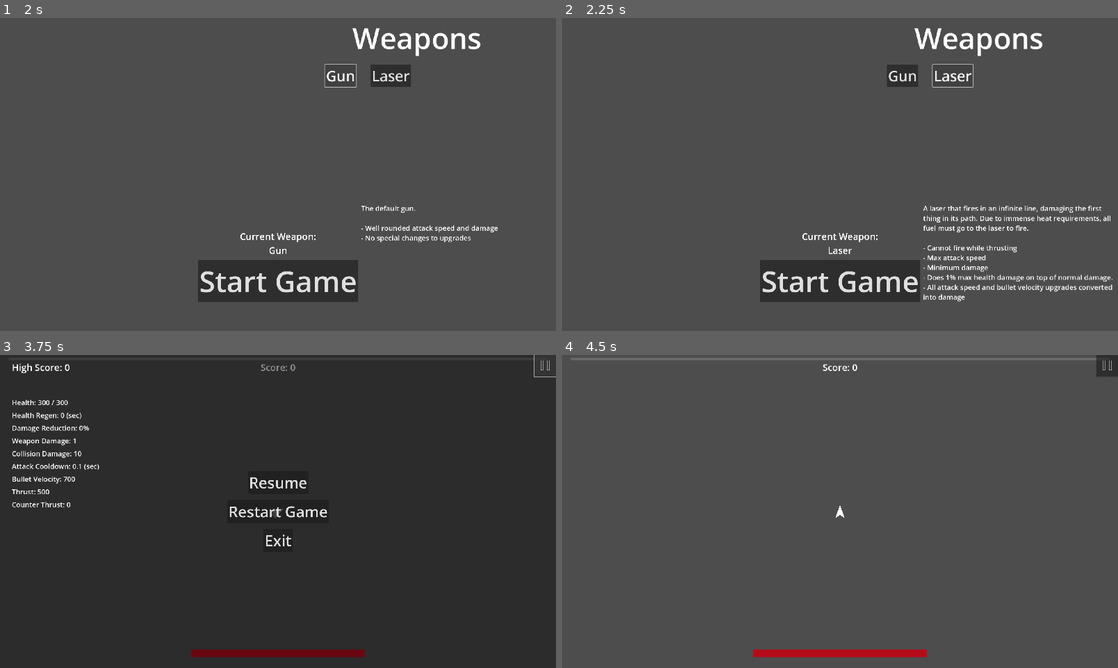
Above: before the commit, frames 1-4 (two rows, left to right).
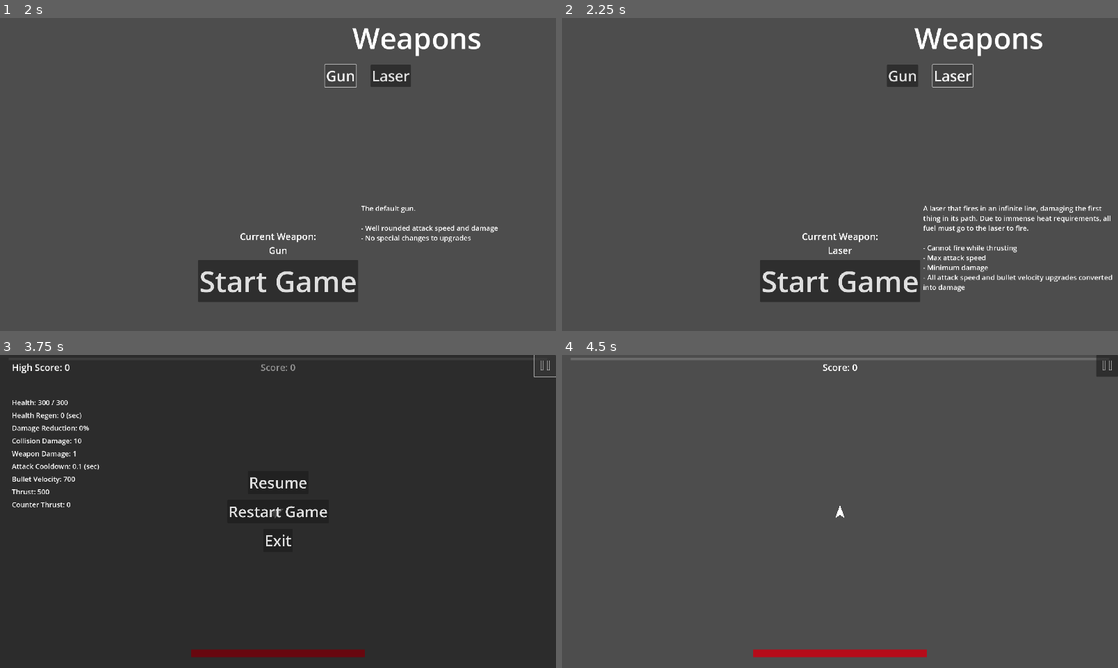
Above: after the commit, the same moments.

Repository: CoilSeb/AsteroidsPersonal
Game: Godot game, scene res://Scenes/Screens/Start Screen/StartScreen.tscn
Same seed, same stepped clock (60 frames per second), same inputs: the game is played once before the commit and once after it.
Inputs (mouse positions are in pixels of both pictures, inside the frame that each line leads up to):
- Up to frame 1 (2 s): click "Start Game" at 0.5 s; click "Gun" at 1.25 s
- Up to frame 2 (2.25 s): click "Laser" at 2 s
- Up to frame 3 (3.75 s): click "Start Game" at 2.75 s; click (544, 364) at 3.5 s
- Up to frame 4 (4.5 s): click "Restart Game" at 4.25 s

Frame 1 is identical in both runs. In frame 2, 0.7% of the frame differs, in the area x 65-99%, y 82-91%; in frame 3, 0.3%; in frame 4, nothing differs.

Commit message:
Update game mechanics and upgrade system

Diff:
--- a/Global Scripts/Global.gd
+++ b/Global Scripts/Global.gd
@@ -48,14 +48,19 @@
 	Global.high_score = load_score()
 
 func add_key_upgrades(key_upgrade):
-	key_upgrades.append(str(key_upgrade))
+	key_upgrades.append(key_upgrade)
+	print(key_upgrades)
 	if key_upgrades.has("health_regen") and key_upgrades.has("health") and !key_upgrades.has("regen_with_degen"):
+		key_upgrades.append("regen_with_degen")
 		upgrades_test.append(REGEN_WITH_DEGEN)
 	if key_upgrades.has("collision_damage") and key_upgrades.has("move_speed") and !key_upgrades.has("no_gun_all_collision"):
+		key_upgrades.append("no_gun_all_collision")
 		upgrades_test.append(NO_GUN_ALL_COLLISION)
 	if key_upgrades.has("damage_reduction") and key_upgrades.has("health") and !key_upgrades.has("big_resist"):
+		key_upgrades.append("big_resist")
 		upgrades_test.append(BIG_RESIST)
 	if key_upgrades.has("damage") and key_upgrades.has("attack_speed") and !key_upgrades.has("burn_out"):
+		key_upgrades.append("burn_out")
 		upgrades_test.append(BURN_OUT)
 
 
--- a/Scenes/Asteroids/Big Asteroid/Big_Asteroid.gd
+++ b/Scenes/Asteroids/Big Asteroid/Big_Asteroid.gd
@@ -49,8 +49,6 @@
 
 
 func damage_asteroid(damage):
-	if Global.weapon == "Laser":
-		health -= (max_health * 0.01)
 	health -= damage
 	if health <= 40:
 		crack_1.visible = true
--- a/Scenes/Asteroids/Medium Asteroid/Medium_asteroid.gd
+++ b/Scenes/Asteroids/Medium Asteroid/Medium_asteroid.gd
@@ -46,8 +46,6 @@
 
 
 func damage_asteroid(damage):
-	if Global.weapon == "Laser":
-		health -= (max_health * 0.01)
 	health -= damage
 	if health <= 20:
 		crack_1.visible = true
--- a/Scenes/Asteroids/Small Asteroid/Small_asteroid.gd
+++ b/Scenes/Asteroids/Small Asteroid/Small_asteroid.gd
@@ -50,8 +50,6 @@
 
 
 func damage_asteroid(damage):
-	if Global.weapon == "Laser":
-		health -= (max_health * 0.01)
 	health -= damage
 	if health <= 0:
 		call_deferred("make_exp")
--- a/Scenes/Player/Player.gd
+++ b/Scenes/Player/Player.gd
@@ -17,7 +17,8 @@
 var using_mouse = false
 var weapon = Global.weapon
 var can_move = true
-var burn_out_time = 100
+var burn_out_var = 200
+var burn_out_time = burn_out_var
 
 
 func _ready():
@@ -70,9 +71,20 @@
 
 	move_and_collide(velocity * delta)
 
-	if !Global.can_shoot && burn_out_time < 100 && Global.burn_out:
-		burn_out_cooldown()
+	if Global.burn_out:
+		$Burn_Out_Bar_BG.show()
+		$Burn_Out_Bar_BG.max_value = burn_out_var
+		$Burn_Out_Bar_BG.value = $Burn_Out_Bar_BG.max_value
+		$Burn_Out_Bar.show()
+		$Burn_Out_Bar.max_value = burn_out_var
+		$Burn_Out_Bar.value = burn_out_time
+	if !Global.can_shoot && burn_out_time < burn_out_var && Global.burn_out:
+		burn_out_time += 0.75
+	if !Global.can_shoot && burn_out_time >= burn_out_var && Global.burn_out:
+		Global.can_shoot = true
 
+	if Global.can_shoot && Global.burn_out && burn_out_time < burn_out_var:
+		burn_out_time += 1.5
 	# Shooting
 	if Global.can_shoot:
 		if weapon == "Laser":
@@ -81,38 +93,38 @@
 					make_laser()
 				laserInstance.global_position = global_position + Vector2(0, -15).rotated(rotation)
 				laserInstance.direction = Vector2.UP.rotated(rotation)
-				burn_out_time -= 1
-				if burn_out_time == 0:
-					Global.can_shoot = false
 			if Input.is_action_just_released("shoot") || Input.is_action_pressed("move_forward") || Input.is_action_pressed("move_backward"):
-				if laserInstance != null:
-					laserInstance.queue_free()
-					Global.laser_made = false
-				burn_out_time = 100
+				destroy_laser()
+				return
 		if weapon == "Gun":
-			if (Input.is_action_pressed("shoot") || Input.is_action_pressed("M2")) && shootTimer.time_left == 0:  # Use action_just_pressed to prevent multiple bullets on a single press
-				var bulletInstance = bulletScene.instantiate()  # Create a new instance of the Bullet scene
-				get_parent().add_child(bulletInstance)  # Add it to the player node or a designated parent node for bullets
-				bulletInstance.global_position = global_position  # Set the bullet's position
-				bulletInstance.direction = Vector2.UP.rotated(rotation)  # Set the bullet's direction
+			if (Input.is_action_pressed("shoot") || Input.is_action_pressed("M2")) && shootTimer.time_left == 0:
+				#Burn Out
+				var bulletInstance = bulletScene.instantiate()
+				get_parent().add_child(bulletInstance)
+				bulletInstance.global_position = global_position
+				bulletInstance.direction = Vector2.UP.rotated(rotation)
 				shootTimer.start(Global.attack_speed)
-				if burn_out_time == 0:
-					pass
-
+		if Global.burn_out && Input.is_action_pressed("shoot") && Global.can_shoot:
+			burn_out_time -= 2.5
+			if burn_out_time <= 0:
+				destroy_laser()
+				Global.can_shoot = false
 
 	if Global.health <= 0:
 		destroy()
 		GameScene.player = true
 
 
-func burn_out_cooldown():
-	burn_out_time += 1
-
-
 func make_laser():
 	laserInstance = laserScene.instantiate()
 	get_parent().add_child(laserInstance)
 	Global.laser_made = true
+
+
+func destroy_laser():
+	if Global.laser_made == true:
+		laserInstance.queue_free()
+		Global.laser_made = false
 
 
 func _on_area_2d_area_entered(area):
@@ -140,7 +152,7 @@
 
 
 func destroy():
-	for weapon in get_tree().get_nodes_in_group("weapon"):
-		weapon.queue_free()
+	for weapons in get_tree().get_nodes_in_group("weapon"):
+		weapons.queue_free()
 	queue_free()
 	GameScene.player = false
--- a/Scenes/Player/Player.tscn
+++ b/Scenes/Player/Player.tscn
@@ -1,8 +1,9 @@
-[gd_scene load_steps=5 format=3 uid="uid://bmiu6wiv2qyw3"]
+[gd_scene load_steps=6 format=3 uid="uid://bmiu6wiv2qyw3"]
 
 [ext_resource type="Script" path="res://Scenes/Player/Player.gd" id="1_awws1"]
 [ext_resource type="Texture2D" uid="uid://cy2p3man040cg" path="res://Sprites/Other/Player-1.png.png" id="2_fdo7j"]
 [ext_resource type="Texture2D" uid="uid://cleolfa5jahst" path="res://Sprites/Other/Thrust-1.png (2).png" id="3_16tuw"]
+[ext_resource type="Texture2D" uid="uid://c81cyxo81c3w6" path="res://Sprites/UI/Bar-1.png.png" id="4_dmj04"]
 
 [sub_resource type="CircleShape2D" id="CircleShape2D_sawk4"]
 radius = 25.0
@@ -55,5 +56,28 @@
 wait_time = 3.0
 one_shot = true
 
+[node name="Burn_Out_Bar_BG" type="TextureProgressBar" parent="."]
+visible = false
+offset_left = 10.0
+offset_top = 4.0
+offset_right = 35.0
+offset_bottom = 16.0
+rotation = -1.91986
+value = 100.0
+nine_patch_stretch = true
+texture_progress = ExtResource("4_dmj04")
+tint_progress = Color(0.447059, 0.447059, 0.447059, 1)
+
+[node name="Burn_Out_Bar" type="TextureProgressBar" parent="."]
+visible = false
+offset_left = 10.0
+offset_top = 4.0
+offset_right = 35.0
+offset_bottom = 16.0
+rotation = -1.91986
+value = 50.0
+nine_patch_stretch = true
+texture_progress = ExtResource("4_dmj04")
+
 [connection signal="area_entered" from="Area2D" to="." method="_on_area_2d_area_entered"]
 [connection signal="area_entered" from="Collection_Range" to="." method="_on_collection_range_area_entered"]
--- a/Scenes/Screens/Start_Menu/start_menu.tscn
+++ b/Scenes/Screens/Start_Menu/start_menu.tscn
@@ -98,7 +98,6 @@
 - Cannot fire while thrusting
 - Max attack speed
 - Minimum damage
-- Does 1% max health damage on top of normal damage.
 - All attack speed and bullet velocity upgrades converted into damage"
 fit_content = true
 
--- a/Scenes/UI/UI.gd
+++ b/Scenes/UI/UI.gd
@@ -80,8 +80,8 @@
 	$PauseMenu/VBoxContainer/Health_Label.text = "Health: " + str(snapped(Global.health, 1)) + " / " + str(Global.max_health)
 	$PauseMenu/VBoxContainer/Health_Regen_Label.text = "Health Regen: " + str(Global.health_regen) + " (sec)"
 	$PauseMenu/VBoxContainer/Damage_Reduction_Label.text = "Damage Reduction: " + str(snapped(Global.damage_reduction * 100, 0.1)) + "%"
+	$PauseMenu/VBoxContainer/Collision_Damage_Label.text = "Collision Damage: " + str(Global.collision_damage)
 	$PauseMenu/VBoxContainer/Weapon_Damage_Label.text = "Weapon Damage: " + str(snapped(Global.damage, 0.01))
-	$PauseMenu/VBoxContainer/Collision_Damage_Label.text = "Collision Damage: " + str(Global.collision_damage)
 	$PauseMenu/VBoxContainer/Attack_Speed_Label.text = "Attack Cooldown: " + str(snapped(Global.attack_speed, 0.01)) + " (sec)"
 	$PauseMenu/VBoxContainer/Bullet_Velocity_Label.text = "Bullet Velocity: " + str(Global.bullet_velocity)
 	$PauseMenu/VBoxContainer/Move_Speed_Label.text = "Thrust: " + str(Global.move_speed)
@@ -150,7 +150,7 @@
 
 func update_max_health(amount):
 	Global.max_health += amount
-	update_health(Global.max_health - Global.health)
+	#update_health(Global.max_health - Global.health)
 	health_bar.max_value = Global.max_health
 	if health_bar.max_value >= 950:
 		health_bar.size.x = 1900
--- a/Scenes/UI/UI.tscn
+++ b/Scenes/UI/UI.tscn
@@ -384,15 +384,15 @@
 theme_override_font_sizes/font_size = 24
 text = "Damage Reduction: "
 
+[node name="Collision_Damage_Label" type="Label" parent="PauseMenu/VBoxContainer"]
+layout_mode = 2
+theme_override_font_sizes/font_size = 24
+text = "Collision Damage: "
+
 [node name="Weapon_Damage_Label" type="Label" parent="PauseMenu/VBoxContainer"]
 layout_mode = 2
 theme_override_font_sizes/font_size = 24
 text = "Weapon Damage: "
-
-[node name="Collision_Damage_Label" type="Label" parent="PauseMenu/VBoxContainer"]
-layout_mode = 2
-theme_override_font_sizes/font_size = 24
-text = "Collision Damage: "
 
 [node name="Attack_Speed_Label" type="Label" parent="PauseMenu/VBoxContainer"]
 layout_mode = 2
--- a/Upgrades/Combo_Upgradess/big_resist.tres
+++ b/Upgrades/Combo_Upgradess/big_resist.tres
@@ -7,4 +7,4 @@
 upgrade_name = "big_resist"
 upgrade_text = "Double your damage reduction, but cut your thrust in half"
 upgrade_value = 0.0
-key_upgrade = true
+key_upgrade = false
--- a/Upgrades/Combo_Upgradess/burn_out.tres
+++ b/Upgrades/Combo_Upgradess/burn_out.tres
@@ -6,5 +6,5 @@
 script = ExtResource("1_xg86i")
 upgrade_name = "burn_out"
 upgrade_text = "Your attack cooldown is reduced by 50%, but firing for too long cause weapon malfunction"
-upgrade_value = 0.0
-key_upgrade = true
+upgrade_value = 0.5
+key_upgrade = false
--- a/Upgrades/Combo_Upgradess/no_gun_all_collision.tres
+++ b/Upgrades/Combo_Upgradess/no_gun_all_collision.tres
@@ -7,4 +7,4 @@
 upgrade_name = "no_gun_all_collision"
 upgrade_text = "Remove your ability to shoot and double collision damage"
 upgrade_value = 2.0
-key_upgrade = true
+key_upgrade = false
--- a/Upgrades/Combo_Upgradess/regen_with_degen.tres
+++ b/Upgrades/Combo_Upgradess/regen_with_degen.tres
@@ -7,4 +7,4 @@
 upgrade_name = "regen_with_degen"
 upgrade_text = "Regenerate 75 health per second, but devide your max health by 3"
 upgrade_value = 3.0
-key_upgrade = true
+key_upgrade = false
--- a/Upgrades/Solo_Upgrades/bullet_velocity.tres
+++ b/Upgrades/Solo_Upgrades/bullet_velocity.tres
@@ -9,7 +9,7 @@
 upgrade_text = "Upgrade the velocity of your bullets by 30%"
 upgrade_value = 0.3
 upgrade_texture = ExtResource("2_mgkaa")
-key_upgrade = false
+key_upgrade = true
 
 [sub_resource type="Resource" id="Resource_hcjij"]
 script = ExtResource("1_uur5o")
--- a/Upgrades/upgrades.gd
+++ b/Upgrades/upgrades.gd
@@ -42,8 +42,12 @@
 			burn_out()
 
 func burn_out():
-	Global.attack_speed -= (Global.attack_speed * 0.5)
 	Global.burn_out = true
+	match Global.weapon:
+		"Gun":
+			Global.attack_speed -= (Global.attack_speed * upgrade_value)
+		"Laser":
+			Global.damage += (Global.damage * upgrade_value)
 
 func damage_reduction():
 	Global.damage_reduction += upgrade_value
@@ -63,6 +67,7 @@
 	Global.health_regen = 75
 
 func health():
+	Global.update_health.emit(upgrade_value)
 	Global.update_max_health.emit(upgrade_value)
 	#print(Global.health)
 
